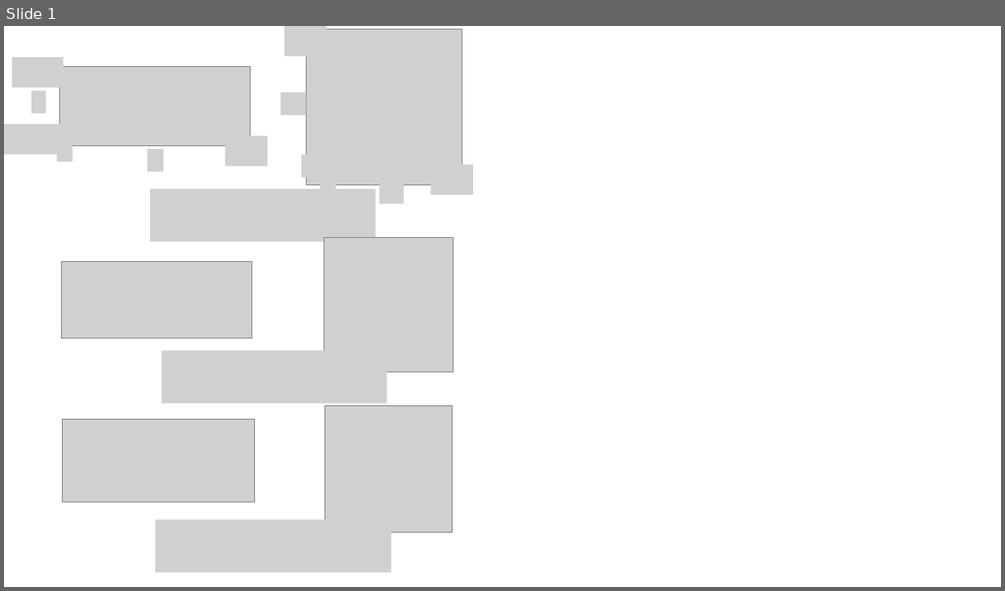
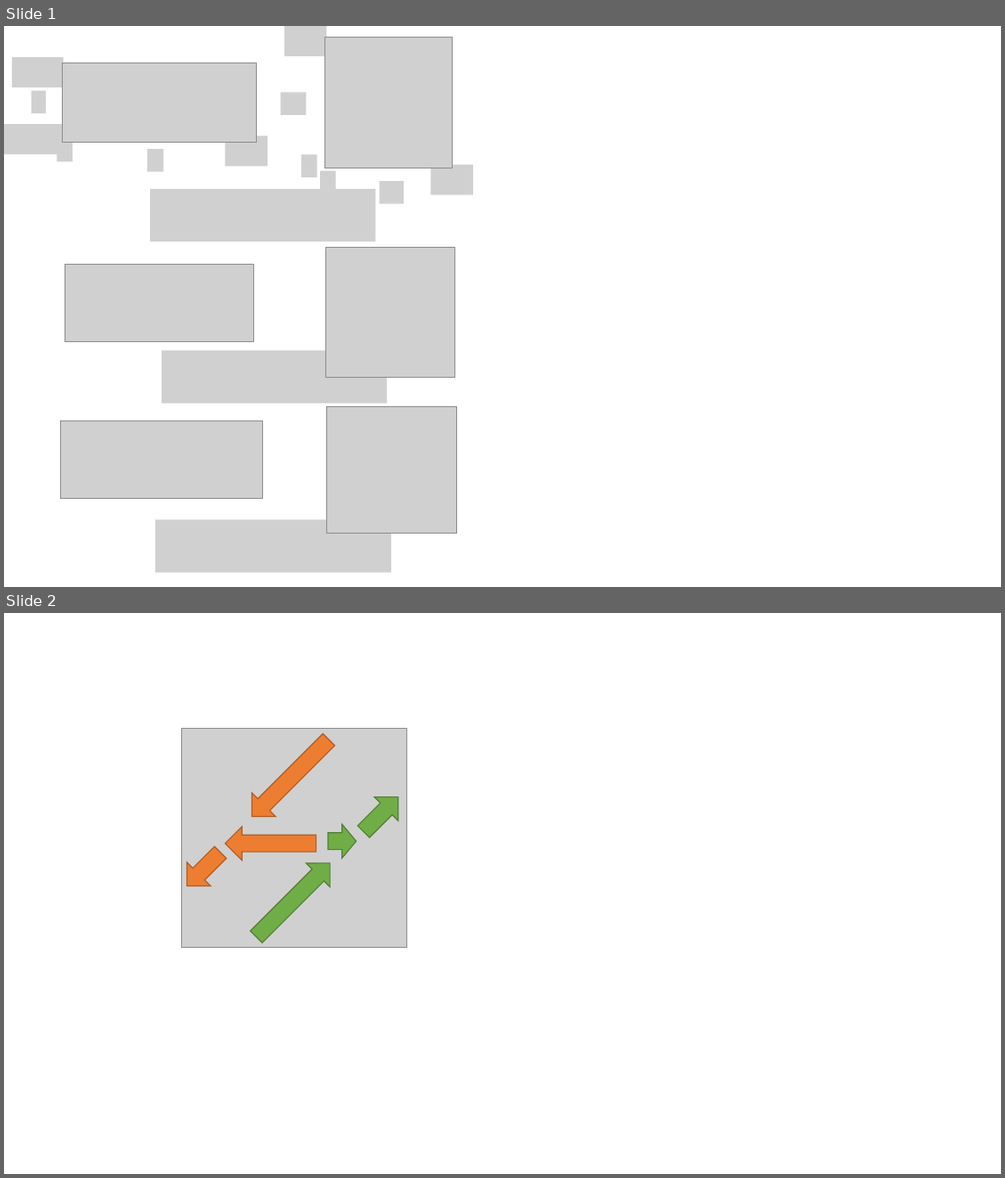
Before and after one commit to flm8620/Continuous-attractor-network, a slide deck: figures.pptx. Shown one above the other, each under a label of ours: slide 1 before the commit, slides 1 and 2 after it. The pictures are 1005x591 and 1005x1178 pixels, drawn with LibreOffice and Linux fonts; fonts in the diff are those of the drawing; grey boxes stand for pictures. Boxes give left, top, right and bottom in pixels: in the first picture for what was removed or moved away, otherwise in the second. Text is boxed around its words. In the diff, an @@ line names an element or a change of style, - is before the commit and + after.

```diff
--- a/figures.pptx
+++ b/figures.pptx
@@ slide 2 added at (4, 613, 1001, 1174), background #FFFFFF @@
@@ picture added at (182, 728, 407, 948) @@
@@ right arrow added at (240, 728, 340, 828), fill #ED7D31, outline #AF5C24 1 pt @@
@@ right arrow added at (351, 786, 410, 844), fill #70AD47, outline #538035 1 pt @@
@@ right arrow added at (328, 825, 356, 859), fill #70AD47, outline #538035 1 pt @@
@@ right arrow added at (175, 841, 232, 898), fill #ED7D31, outline #AF5C24 1 pt @@
@@ right arrow added at (226, 827, 316, 860), fill #ED7D31, outline #AF5C24 1 pt @@
@@ right arrow added at (244, 852, 341, 949), fill #70AD47, outline #538035 1 pt @@
@@ slide 1 changed as well @@
@@ picture: place and size @@
-picture at (307, 29, 462, 184)
+picture at (324, 37, 453, 168)
@@ picture: place and size @@
-picture at (59, 66, 250, 145)
+picture at (63, 62, 256, 142)
@@ picture: place and size @@
-picture at (62, 262, 251, 338)
+picture at (65, 265, 253, 342)
@@ picture: place and size @@
-picture at (324, 238, 453, 372)
+picture at (325, 248, 454, 378)
@@ picture: place and size @@
-picture at (63, 419, 254, 501)
+picture at (60, 421, 263, 499)
@@ picture: place and size @@
-picture at (324, 405, 453, 532)
+picture at (327, 407, 457, 534)
```
Also in this commit, not shown: 9 other files.
